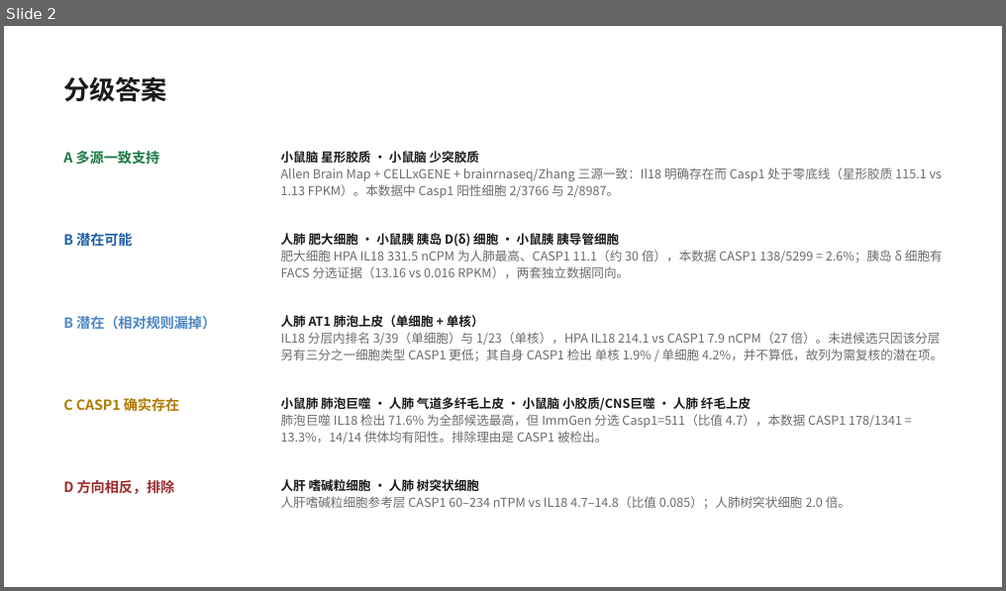
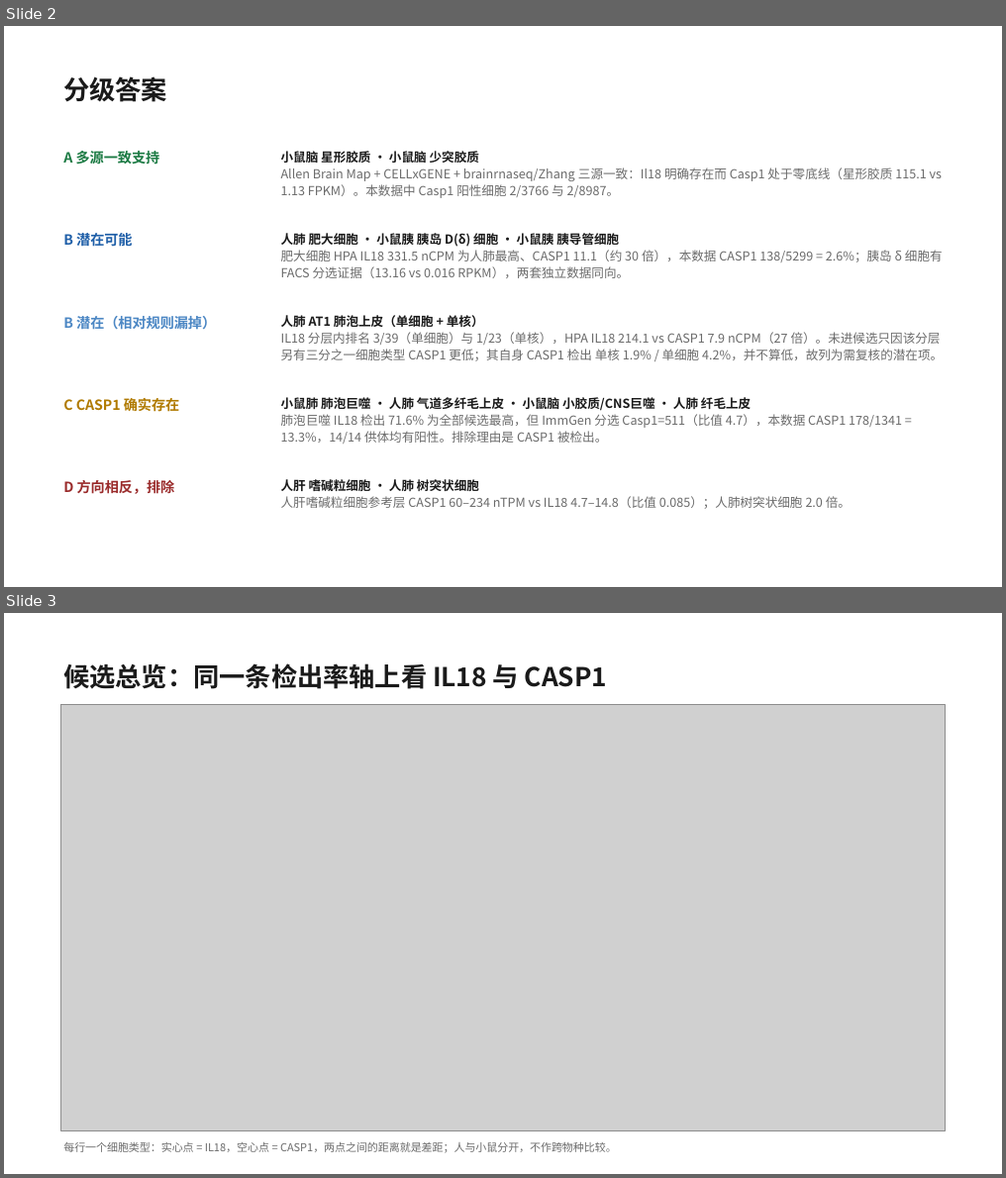
Before and after one commit to 7c96bzczcj-prog/aaa, a slide deck: il18_casp5organ/IL18_CASP_五器官筛选.pptx. Shown one above the other, each under a label of ours: slide 2 before the commit, slides 2 and 3 after it. The pictures are 1006x591 and 1006x1178 pixels, drawn with LibreOffice and Linux fonts; fonts in the diff are those of the drawing; grey boxes stand for pictures. Boxes give left, top, right and bottom in pixels: in the first picture for what was removed or moved away, otherwise in the second. Text is boxed around its words. In the diff, an @@ line names an element or a change of style, - is before the commit and + after.

```diff
--- a/il18_casp5organ/IL18_CASP_五器官筛选.pptx
+++ b/il18_casp5organ/IL18_CASP_五器官筛选.pptx
@@ slide 3 added at (x1=4, y1=613, x2=1002, y2=1174), background #FFFFFF @@
@@ text added at (x1=63, y1=663, x2=607, y2=689), 25 pt, text #1A1A1A, bold @@
+候选总览：同一条检出率轴上看 IL18 与 CASP1
@@ picture added at (x1=60, y1=704, x2=945, y2=1131) @@
@@ text added at (x1=63, y1=1143, x2=617, y2=1154), 10.5 pt, text #6B6B6B @@
+每行一个细胞类型：实心点 = IL18，空心点 = CASP1，两点之间的距离就是差距；人与小鼠分开，不作跨物种比较。
```
Also in this commit, not shown: 1 slide removed, 5 other files.
